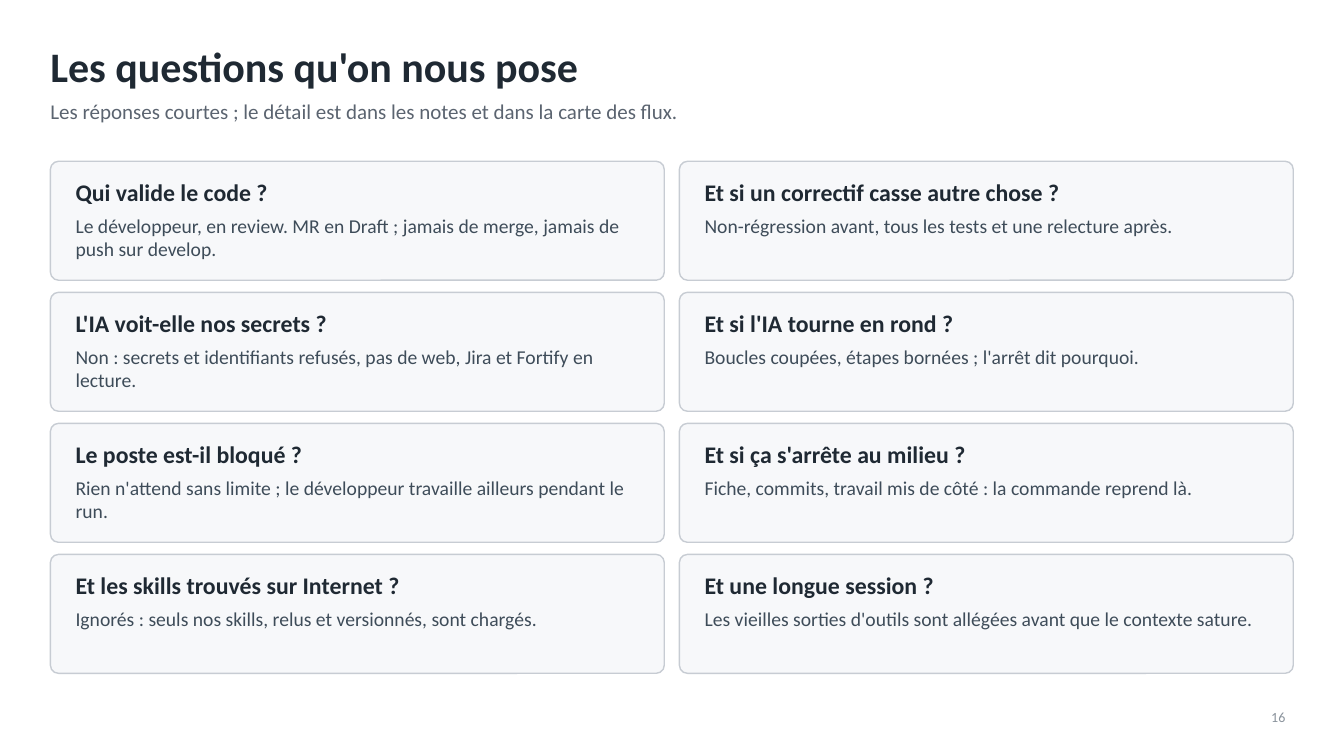
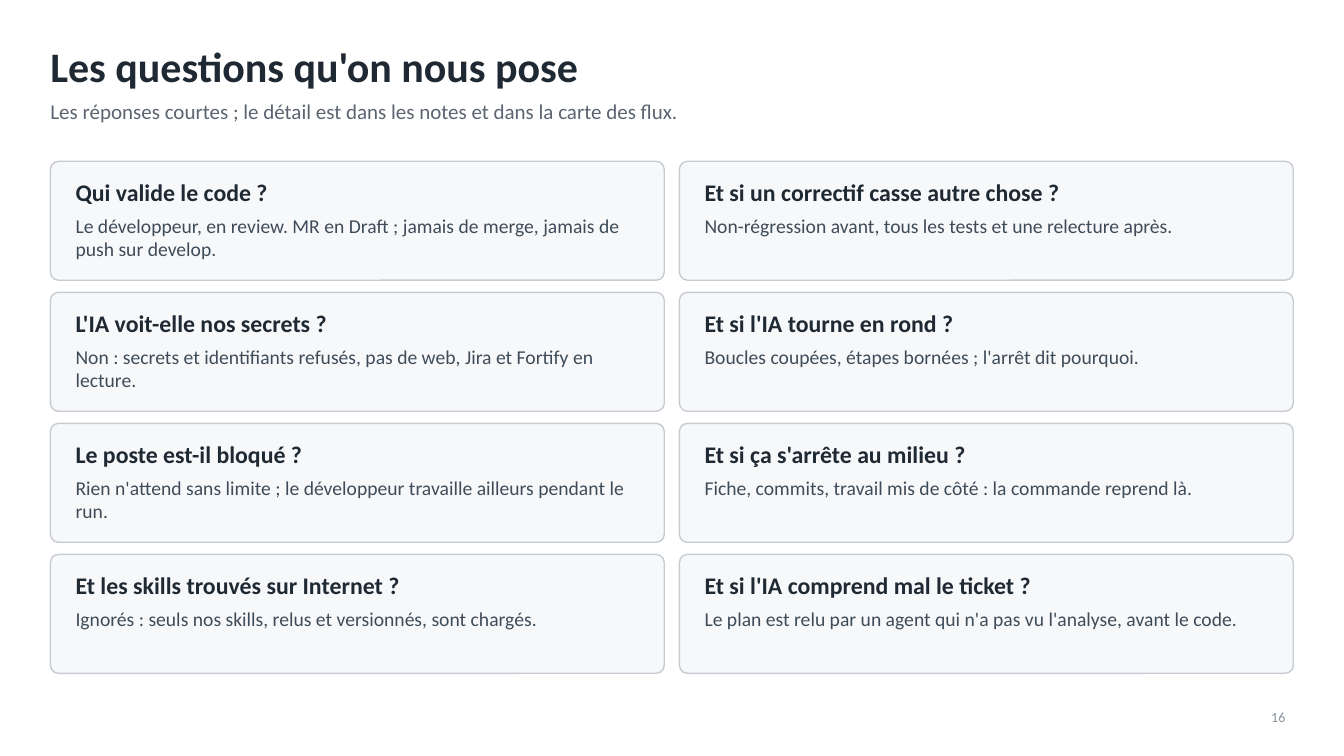
Before and after one commit to RabieDerouiche/OpenRDCode, a slide deck: slide 16 of opencode-v2/docs/presentation-flux.pptx. Drawn at 1344x756 pixels with LibreOffice and Linux fonts; fonts in the diff are those of the drawing. Boxes give left, top, right and bottom in pixels: in the first picture for what was removed or moved away, otherwise in the second. Text is boxed around its words. In the diff, an @@ line names an element or a change of style, - is before the commit and + after.

```diff
--- a/opencode-v2/docs/presentation-flux.pptx
+++ b/opencode-v2/docs/presentation-flux.pptx
@@ text at (705,577,1014,598): text changed @@
-Et une longue session ?
+Et si l'IA comprend mal le ticket ?
@@ text at (705,612,1236,630): text changed @@
-Les vieilles sorties d'outils sont allégées avant que le contexte sature.
+Le plan est relu par un agent qui n'a pas vu l'analyse, avant le code.
```
Also in this commit, not shown: 2 other slides changed, 15 other files.
